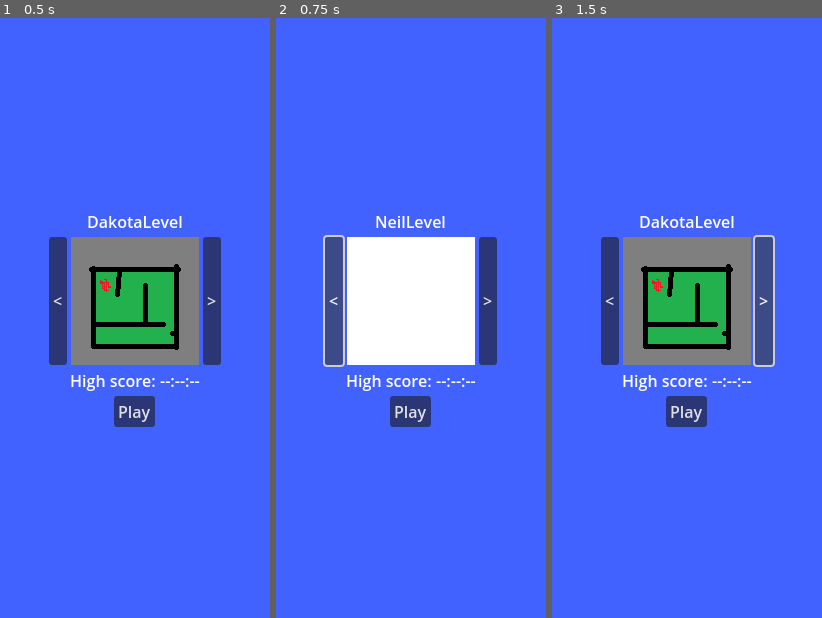
Above: before the commit, frames 1-3 (left to right).
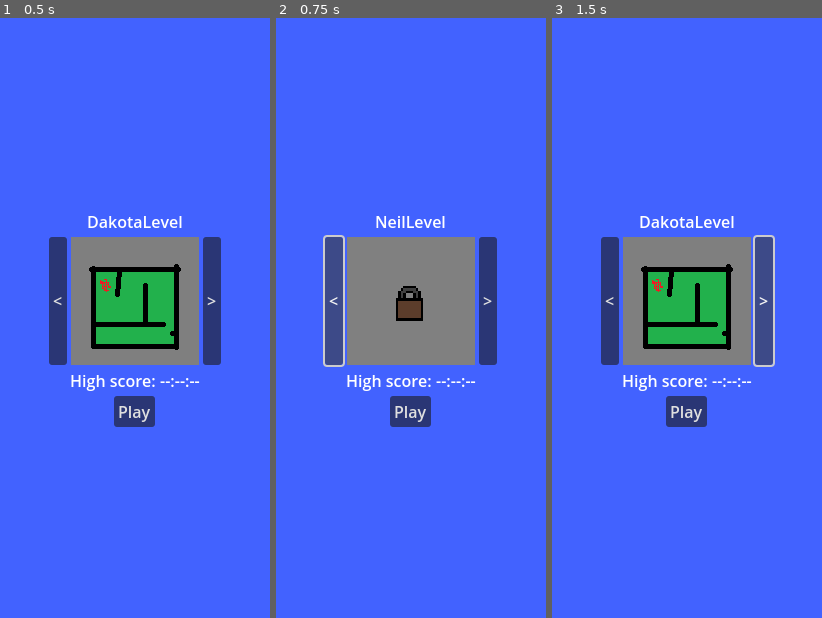
Above: after the commit, the same moments.

Repository: pt80/MobileGame
Game: Godot game, scene res://Scenes/MainMenu.tscn
The game is run twice, just before and just after one commit, with the same random seed, the same clock (stepped at 60 frames per second) and the same inputs.
Inputs:
- Up to frame 1 (0.5 s): no input
- Up to frame 2 (0.75 s): click "<" at 0.5 s
- Up to frame 3 (1.5 s): click ">" at 1.25 s

Frame 1 is identical in both runs. In frame 2, 10% of the frame differs, in the area x 26-74%, y 36-58%; in frame 3, nothing differs.

Commit message:
added locked levels

Diff:
--- a/Scenes/Characters/Enemy.tscn
+++ b/Scenes/Characters/Enemy.tscn
@@ -4,7 +4,7 @@
 [ext_resource type="Texture2D" uid="uid://ctmwf553sme3q" path="res://Images/enemy.png" id="2_us30l"]
 
 [sub_resource type="CircleShape2D" id="CircleShape2D_ucwi4"]
-radius = 26.0192
+radius = 7.0
 
 [node name="Enemy" type="Area2D"]
 script = ExtResource("1_nubdq")
--- a/Scenes/MainMenu.tscn
+++ b/Scenes/MainMenu.tscn
@@ -1,8 +1,9 @@
-[gd_scene load_steps=4 format=3 uid="uid://rty6a0w0qrh0"]
+[gd_scene load_steps=5 format=3 uid="uid://rty6a0w0qrh0"]
 
 [ext_resource type="Script" path="res://Scripts/MainMenu.gd" id="1_2ndif"]
 [ext_resource type="Texture2D" uid="uid://dbb704vdn6sbb" path="res://Images/MainMenuBackground.png" id="2_fkwmm"]
 [ext_resource type="Texture2D" uid="uid://dxf173ejkydvt" path="res://Images/LevelImage.png" id="3_bhcde"]
+[ext_resource type="Texture2D" uid="uid://diiur7b2c5tiy" path="res://Images/Lock.png" id="4_142b3"]
 
 [node name="Control" type="Control"]
 layout_mode = 3
@@ -58,6 +59,22 @@
 layout_mode = 2
 texture = ExtResource("3_bhcde")
 
+[node name="UnlockImage" type="TextureRect" parent="VBoxContainer/HBoxContainer2/LevelImage"]
+texture_filter = 1
+layout_mode = 1
+anchors_preset = 8
+anchor_left = 0.5
+anchor_top = 0.5
+anchor_right = 0.5
+anchor_bottom = 0.5
+offset_left = -20.0
+offset_top = -20.0
+offset_right = 20.0
+offset_bottom = 20.0
+grow_horizontal = 2
+grow_vertical = 2
+texture = ExtResource("4_142b3")
+
 [node name="NextButton" type="Button" parent="VBoxContainer/HBoxContainer2"]
 layout_mode = 2
 text = ">"
--- a/Scripts/LevelInfo.gd
+++ b/Scripts/LevelInfo.gd
@@ -4,11 +4,13 @@
 	"DakotaLevel":{
 		'scene': "res://Scenes/Levels/DakotaLevel.tscn",
 		'image': "res://Images/LevelImage.png",
-		'high score': 0
+		'high score': 0,
+		'unlocked': true
 	},
 	"NeilLevel":{
 		'scene': "res://Scenes/Levels/NeilLevel.tscn",
 		'image': "res://Images/MainMenuBackground.png",
-		'high score': 0
+		'high score': 0,
+		'unlocked': false
 	}
 }
--- a/Scripts/MainMenu.gd
+++ b/Scripts/MainMenu.gd
@@ -2,9 +2,11 @@
 
 @onready var level_image = $VBoxContainer/HBoxContainer2/LevelImage
 @onready var level_name_label = $VBoxContainer/HBoxContainer/LevelNameLabel
+@onready var unlock_image = $VBoxContainer/HBoxContainer2/LevelImage/UnlockImage
 
 var LevelIndex = 0
 var LevelList: Array = []
+var LevelName
 
 func _ready():
 	GetLevels("res://Scenes/Levels/")
@@ -16,15 +18,18 @@
 		dir.list_dir_begin()
 		var file_name = dir.get_next()
 		while file_name != "":
-			print("Found file: " + file_name)
 			LevelList.append(file_name)
 			file_name = dir.get_next()
 	else:
 		print("An error occurred when trying to access the path.")
-	print(LevelList)
 
 func _on_button_pressed():
-	get_tree().change_scene_to_file("res://Scenes/Levels/" + LevelList[LevelIndex])
+	#var LevelName = LevelList[LevelIndex].left(LevelList[LevelIndex].length() - 5)
+	#
+	if LevelInfo.Metadata[LevelName]['unlocked']:
+		get_tree().change_scene_to_file("res://Scenes/Levels/" + LevelList[LevelIndex])
+	else:
+		print('level is not unlocked')
 
 func _on_previous_button_pressed():
 	LevelIndex -= 1
@@ -39,6 +44,14 @@
 	SetLevelInfo()
 
 func SetLevelInfo():
-	var LevelName =LevelList[LevelIndex].left(LevelList[LevelIndex].length() - 5)
+	LevelName = LevelList[LevelIndex].left(LevelList[LevelIndex].length() - 5)
+
 	level_image.texture = load(LevelInfo.Metadata[LevelName]['image'])
+	if LevelInfo.Metadata[LevelName]['unlocked'] == false:
+		level_image.modulate = Color(0.5, 0.5, 0.5, 1)
+		unlock_image.visible = true
+	elif LevelInfo.Metadata[LevelName]['unlocked'] == true:
+		level_image.modulate = Color(1,1,1,1)
+		unlock_image.visible = false
+
 	level_name_label.text = LevelName
Binary file added: Images/Lock.png
Not shown, added: Images/Lock.png.import
